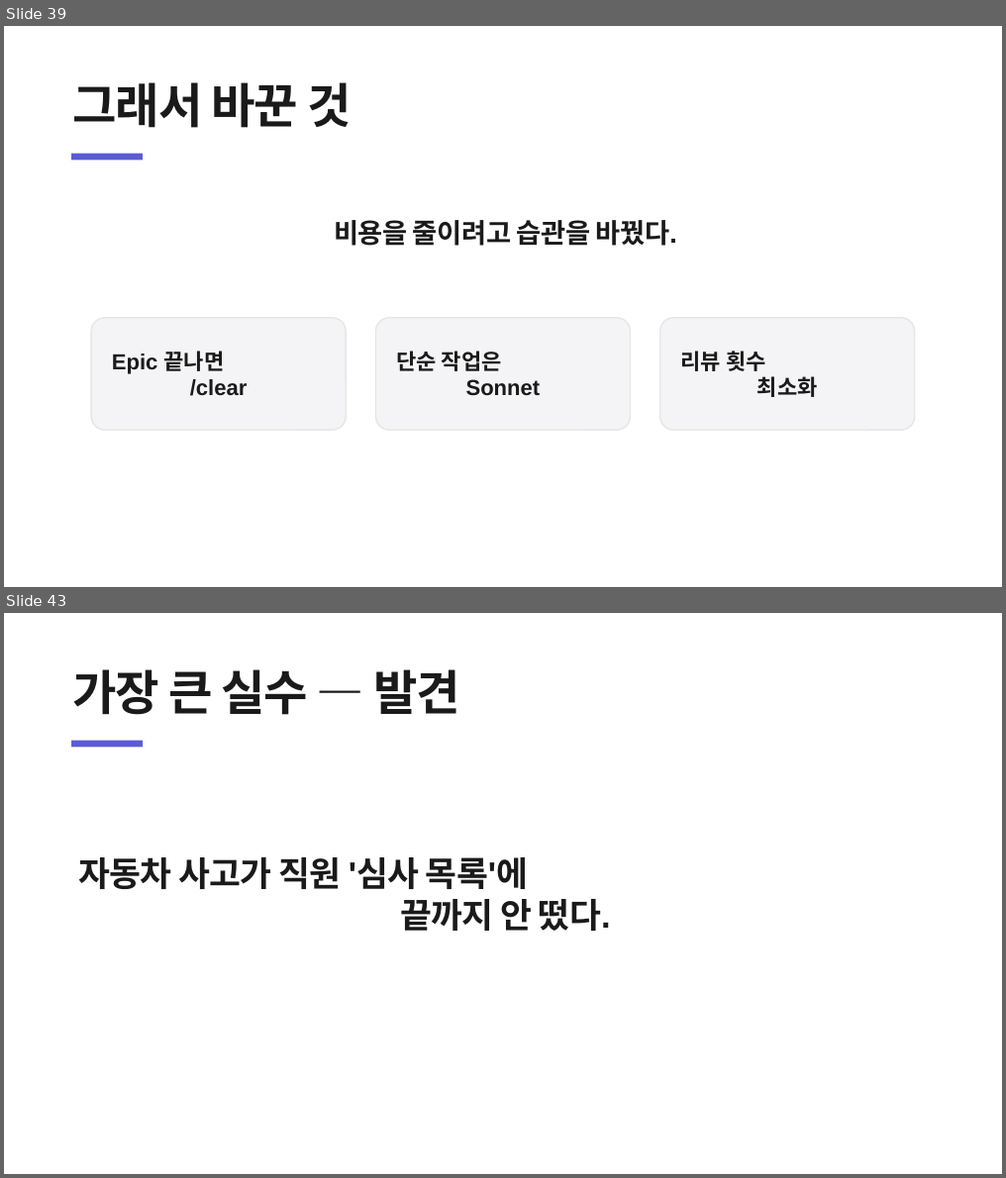
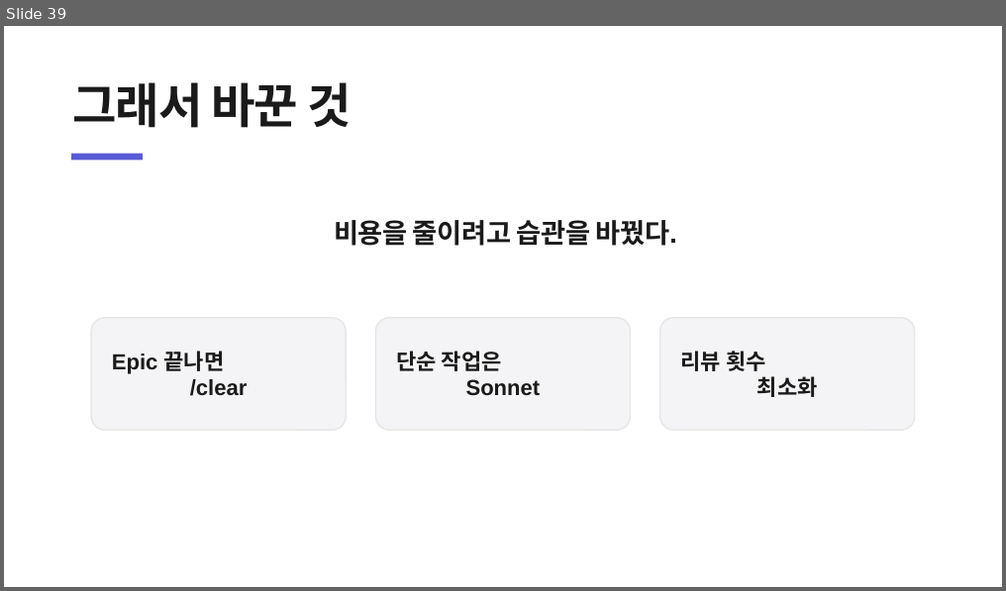
Before and after one commit to heyoonyoon/distributed-programming, a slide deck: docs/presentation/보험발표-figma.pptx. Shown one above the other, each under a label of ours: slides 39 and 43 before the commit, slide 39 after it; the slides between them are not shown. The pictures are 1006x1178 and 1006x591 pixels, drawn with LibreOffice and Linux fonts; fonts in the diff are those of the drawing. Boxes give left, top, right and bottom in pixels: in the first picture for what was removed or moved away, otherwise in the second. Text is boxed around its words. In the diff, an @@ line names an element or a change of style, - is before the commit and + after.

```diff
--- a/docs/presentation/보험발표-figma.pptx
+++ b/docs/presentation/보험발표-figma.pptx
@@ slide 43 removed at [4,613,1002,1174], background #FFFFFF @@
@@ text removed at [72,669,460,715] @@
-가장 큰 실수 — 발견
@@ rectangle removed at [71,741,143,747] @@
@@ text removed at [78,858,611,931] @@
-자동차 사고가 직원 '심사 목록'에
-끝까지 안 떴다.
```
Also in this commit, not shown: 4 slides changed, 2 slides added, 6 other slides removed, 1 other file.
